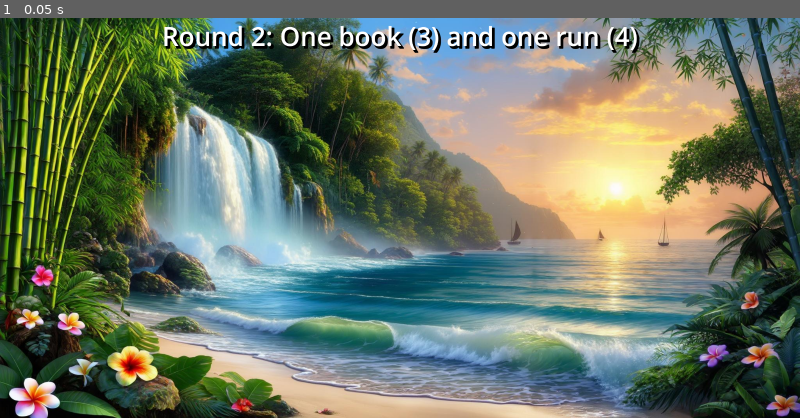
Above: before the commit, frame 1.
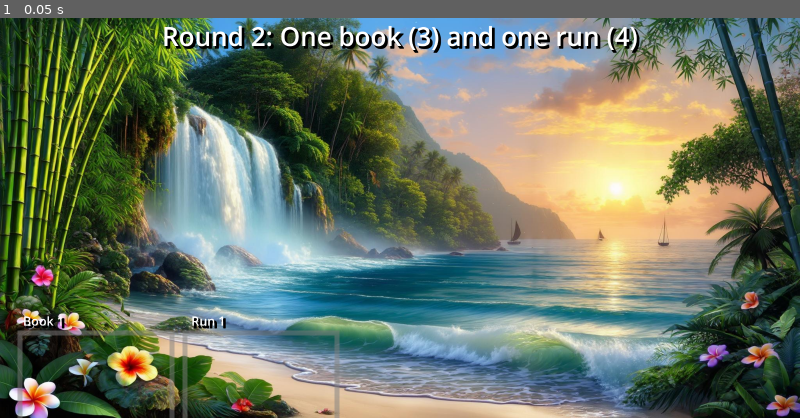
Above: after the commit, the same moment.

Repository: gmlewis/godot-liverpool-rummy
Game: Godot game, scene res://rounds/round_2.tscn
Two runs of this game, one before a commit and one after it. Both use one fixed random seed, a clock stepped at 60 frames per second and the inputs below. This scene is started directly instead of the project's main scene.
Inputs:
- Up to frame 1 (0.05 s): no input

The runs differ from the first frame. In frame 1, 1.1% of the frame differs, in the area x 2-43%, y 74-100%.

Commit message:
Add Meld areas
Signed-off-by: Glenn Lewis <6598971+gmlewis@users.noreply.github.com>

Diff:
--- a/rounds/fuzzyrect.gdshader
+++ /dev/null
@@ -1,19 +0,0 @@
-shader_type canvas_item;
-
-uniform float border_width : hint_range(0.0, 50.0) = 40.0;
-uniform vec4 border_color : source_color = vec4(0.5, 0.5, 0.5, 0.5);
-
-void fragment() {
-    vec2 size = 1.0 / TEXTURE_PIXEL_SIZE;
-    vec2 uv = UV * size;
-
-    // Check if we're within the border area
-    bool in_border = (uv.x < border_width || uv.x > size.x - border_width ||
-                      uv.y < border_width || uv.y > size.y - border_width);
-
-    if (in_border) {
-        COLOR = border_color;
-    } else {
-        COLOR = vec4(0.0, 0.0, 0.0, 0.0); // Fully transparent
-    }
-}
--- a/rounds/round_1.tscn
+++ b/rounds/round_1.tscn
@@ -1,9 +1,9 @@
 [gd_scene load_steps=4 format=3 uid="uid://dd0vu47oxmnsf"]
 
 [ext_resource type="Texture2D" uid="uid://fhwna4tyu5om" path="res://backgrounds/dc70a2a7-4b6d-405d-8335-fb80d6e62311.jpeg" id="1_xf23r"]
-[ext_resource type="Shader" uid="uid://dj1sits4mc06j" path="res://rounds/fuzzyrect.gdshader" id="2_1ihhj"]
+[ext_resource type="Shader" uid="uid://dj1sits4mc06j" path="res://shaders/fuzzyrect.gdshader" id="2_1ihhj"]
 
-[sub_resource type="ShaderMaterial" id="ShaderMaterial_u3pxr"]
+[sub_resource type="ShaderMaterial" id="ShaderMaterial_1ihhj"]
 shader = ExtResource("2_1ihhj")
 shader_parameter/border_width = 10.0
 shader_parameter/border_color = Color(0.5, 0.5, 0.5, 0.5)
@@ -44,10 +44,56 @@
 text = "Round 1: Two books of three (6 cards)"
 horizontal_alignment = 1
 
-[node name="ColorRect" type="ColorRect" parent="."]
-material = SubResource("ShaderMaterial_u3pxr")
-layout_mode = 0
+[node name="MeldArea" type="Node" parent="."]
+
+[node name="Book1" type="Node" parent="MeldArea"]
+
+[node name="Book1Label" type="Label" parent="MeldArea/Book1"]
+anchors_preset = 5
+anchor_left = 0.5
+anchor_right = 0.5
+offset_left = -1384.0
+offset_top = 857.0
+offset_right = -886.0
+offset_bottom = 915.0
+grow_horizontal = 2
+theme_override_colors/font_shadow_color = Color(0, 0, 0, 1)
+theme_override_constants/shadow_offset_x = 7
+theme_override_constants/shadow_offset_y = 7
+theme_override_constants/shadow_outline_size = 7
+theme_override_font_sizes/font_size = 40
+text = "Book 1"
+horizontal_alignment = 1
+
+[node name="Book1Area" type="ColorRect" parent="MeldArea/Book1"]
+material = SubResource("ShaderMaterial_1ihhj")
 offset_left = 56.0
-offset_top = 995.0
+offset_top = 915.0
 offset_right = 556.0
-offset_bottom = 1395.0
+offset_bottom = 1315.0
+
+[node name="Book2" type="Node" parent="MeldArea"]
+
+[node name="Book2Label" type="Label" parent="MeldArea/Book2"]
+anchors_preset = 5
+anchor_left = 0.5
+anchor_right = 0.5
+offset_left = -859.0
+offset_top = 857.0
+offset_right = -361.0
+offset_bottom = 915.0
+grow_horizontal = 2
+theme_override_colors/font_shadow_color = Color(0, 0, 0, 1)
+theme_override_constants/shadow_offset_x = 7
+theme_override_constants/shadow_offset_y = 7
+theme_override_constants/shadow_outline_size = 7
+theme_override_font_sizes/font_size = 40
+text = "Book 2"
+horizontal_alignment = 1
+
+[node name="Book2Area" type="ColorRect" parent="MeldArea/Book2"]
+material = SubResource("ShaderMaterial_1ihhj")
+offset_left = 581.0
+offset_top = 915.0
+offset_right = 1081.0
+offset_bottom = 1315.0
--- a/rounds/round_2.tscn
+++ b/rounds/round_2.tscn
@@ -1,6 +1,12 @@
-[gd_scene load_steps=2 format=3 uid="uid://cvjeg10x130y7"]
+[gd_scene load_steps=4 format=3 uid="uid://cvjeg10x130y7"]
 
 [ext_resource type="Texture2D" uid="uid://bhukr10h5ft24" path="res://backgrounds/e0cc8d27-9473-44d5-a169-b0302c68afb9.jpeg" id="2_kwbd2"]
+[ext_resource type="Shader" uid="uid://dj1sits4mc06j" path="res://shaders/fuzzyrect.gdshader" id="2_wa6hx"]
+
+[sub_resource type="ShaderMaterial" id="ShaderMaterial_qi4oo"]
+shader = ExtResource("2_wa6hx")
+shader_parameter/border_width = 10.0
+shader_parameter/border_color = Color(0.5, 0.5, 0.5, 0.5)
 
 [node name="Round2" type="Control"]
 layout_mode = 3
@@ -37,3 +43,57 @@
 theme_override_font_sizes/font_size = 83
 text = "Round 2: One book (3) and one run (4)"
 horizontal_alignment = 1
+
+[node name="MeldArea" type="Node" parent="."]
+
+[node name="Book1" type="Node" parent="MeldArea"]
+
+[node name="Book1Label" type="Label" parent="MeldArea/Book1"]
+anchors_preset = 5
+anchor_left = 0.5
+anchor_right = 0.5
+offset_left = -1384.0
+offset_top = 937.0
+offset_right = -886.0
+offset_bottom = 995.0
+grow_horizontal = 2
+theme_override_colors/font_shadow_color = Color(0, 0, 0, 1)
+theme_override_constants/shadow_offset_x = 7
+theme_override_constants/shadow_offset_y = 7
+theme_override_constants/shadow_outline_size = 7
+theme_override_font_sizes/font_size = 40
+text = "Book 1"
+horizontal_alignment = 1
+
+[node name="Book1Area" type="ColorRect" parent="MeldArea/Book1"]
+material = SubResource("ShaderMaterial_qi4oo")
+offset_left = 56.0
+offset_top = 995.0
+offset_right = 556.0
+offset_bottom = 1395.0
+
+[node name="Run1" type="Node" parent="MeldArea"]
+
+[node name="Run1Label" type="Label" parent="MeldArea/Run1"]
+anchors_preset = 5
+anchor_left = 0.5
+anchor_right = 0.5
+offset_left = -859.0
+offset_top = 937.0
+offset_right = -361.0
+offset_bottom = 995.0
+grow_horizontal = 2
+theme_override_colors/font_shadow_color = Color(0, 0, 0, 1)
+theme_override_constants/shadow_offset_x = 7
+theme_override_constants/shadow_offset_y = 7
+theme_override_constants/shadow_outline_size = 7
+theme_override_font_sizes/font_size = 40
+text = "Run 1"
+horizontal_alignment = 1
+
+[node name="Run1Area" type="ColorRect" parent="MeldArea/Run1"]
+material = SubResource("ShaderMaterial_qi4oo")
+offset_left = 581.0
+offset_top = 995.0
+offset_right = 1081.0
+offset_bottom = 1395.0
--- a/rounds/round_3.tscn
+++ b/rounds/round_3.tscn
@@ -1,6 +1,12 @@
-[gd_scene load_steps=2 format=3 uid="uid://n7ytejdevrjs"]
+[gd_scene load_steps=4 format=3 uid="uid://n7ytejdevrjs"]
 
 [ext_resource type="Texture2D" uid="uid://db21pkf7eh2cu" path="res://backgrounds/4ac7144d-81d6-4d4e-a085-25068cede138.jpeg" id="2_53f7n"]
+[ext_resource type="Shader" uid="uid://dj1sits4mc06j" path="res://shaders/fuzzyrect.gdshader" id="2_dbigv"]
+
+[sub_resource type="ShaderMaterial" id="ShaderMaterial_3o2ko"]
+shader = ExtResource("2_dbigv")
+shader_parameter/border_width = 10.0
+shader_parameter/border_color = Color(0.5, 0.5, 0.5, 0.5)
 
 [node name="Round3" type="Control"]
 layout_mode = 3
@@ -37,3 +43,57 @@
 theme_override_font_sizes/font_size = 83
 text = "Round 3: Two runs of four (8 cards)"
 horizontal_alignment = 1
+
+[node name="MeldArea" type="Node" parent="."]
+
+[node name="Run1" type="Node" parent="MeldArea"]
+
+[node name="Run1Label" type="Label" parent="MeldArea/Run1"]
+anchors_preset = 5
+anchor_left = 0.5
+anchor_right = 0.5
+offset_left = -1384.0
+offset_top = 937.0
+offset_right = -886.0
+offset_bottom = 995.0
+grow_horizontal = 2
+theme_override_colors/font_shadow_color = Color(0, 0, 0, 1)
+theme_override_constants/shadow_offset_x = 7
+theme_override_constants/shadow_offset_y = 7
+theme_override_constants/shadow_outline_size = 7
+theme_override_font_sizes/font_size = 40
+text = "Run 1"
+horizontal_alignment = 1
+
+[node name="Run1Area" type="ColorRect" parent="MeldArea/Run1"]
+material = SubResource("ShaderMaterial_3o2ko")
+offset_left = 56.0
+offset_top = 995.0
+offset_right = 556.0
+offset_bottom = 1395.0
+
+[node name="Run2" type="Node" parent="MeldArea"]
+
+[node name="Run2Label" type="Label" parent="MeldArea/Run2"]
+anchors_preset = 5
+anchor_left = 0.5
+anchor_right = 0.5
+offset_left = -859.0
+offset_top = 937.0
+offset_right = -361.0
+offset_bottom = 995.0
+grow_horizontal = 2
+theme_override_colors/font_shadow_color = Color(0, 0, 0, 1)
+theme_override_constants/shadow_offset_x = 7
+theme_override_constants/shadow_offset_y = 7
+theme_override_constants/shadow_outline_size = 7
+theme_override_font_sizes/font_size = 40
+text = "Run 2"
+horizontal_alignment = 1
+
+[node name="Run2Area" type="ColorRect" parent="MeldArea/Run2"]
+material = SubResource("ShaderMaterial_3o2ko")
+offset_left = 581.0
+offset_top = 995.0
+offset_right = 1081.0
+offset_bottom = 1395.0
--- a/rounds/round_4.tscn
+++ b/rounds/round_4.tscn
@@ -1,6 +1,12 @@
-[gd_scene load_steps=2 format=3 uid="uid://b2lonlathwlqu"]
+[gd_scene load_steps=4 format=3 uid="uid://b2lonlathwlqu"]
 
 [ext_resource type="Texture2D" uid="uid://duxpow11vwp7r" path="res://backgrounds/8a7b314a-af9e-444d-9b98-9d6fff563723.jpeg" id="2_7re2p"]
+[ext_resource type="Shader" uid="uid://dj1sits4mc06j" path="res://shaders/fuzzyrect.gdshader" id="2_ea00w"]
+
+[sub_resource type="ShaderMaterial" id="ShaderMaterial_7p2fw"]
+shader = ExtResource("2_ea00w")
+shader_parameter/border_width = 10.0
+shader_parameter/border_color = Color(0.5, 0.5, 0.5, 0.5)
 
 [node name="Round4" type="Control"]
 layout_mode = 3
@@ -37,3 +43,83 @@
 theme_override_font_sizes/font_size = 83
 text = "Round 4: Three books of three (9 cards)"
 horizontal_alignment = 1
+
+[node name="MeldArea" type="Node" parent="."]
+
+[node name="Book1" type="Node" parent="MeldArea"]
+
+[node name="Book1Label" type="Label" parent="MeldArea/Book1"]
+anchors_preset = 5
+anchor_left = 0.5
+anchor_right = 0.5
+offset_left = -1384.0
+offset_top = 937.0
+offset_right = -886.0
+offset_bottom = 995.0
+grow_horizontal = 2
+theme_override_colors/font_shadow_color = Color(0, 0, 0, 1)
+theme_override_constants/shadow_offset_x = 7
+theme_override_constants/shadow_offset_y = 7
+theme_override_constants/shadow_outline_size = 7
+theme_override_font_sizes/font_size = 40
+text = "Book 1"
+horizontal_alignment = 1
+
+[node name="Book1Area" type="ColorRect" parent="MeldArea/Book1"]
+material = SubResource("ShaderMaterial_7p2fw")
+offset_left = 56.0
+offset_top = 995.0
+offset_right = 556.0
+offset_bottom = 1395.0
+
+[node name="Book2" type="Node" parent="MeldArea"]
+
+[node name="Book2Label" type="Label" parent="MeldArea/Book2"]
+anchors_preset = 5
+anchor_left = 0.5
+anchor_right = 0.5
+offset_left = -859.0
+offset_top = 937.0
+offset_right = -361.0
+offset_bottom = 995.0
+grow_horizontal = 2
+theme_override_colors/font_shadow_color = Color(0, 0, 0, 1)
+theme_override_constants/shadow_offset_x = 7
+theme_override_constants/shadow_offset_y = 7
+theme_override_constants/shadow_outline_size = 7
+theme_override_font_sizes/font_size = 40
+text = "Book 2"
+horizontal_alignment = 1
+
+[node name="Book2Area" type="ColorRect" parent="MeldArea/Book2"]
+material = SubResource("ShaderMaterial_7p2fw")
+offset_left = 581.0
+offset_top = 995.0
+offset_right = 1081.0
+offset_bottom = 1395.0
+
+[node name="Book3" type="Node" parent="MeldArea"]
+
+[node name="Book3Label" type="Label" parent="MeldArea/Book3"]
+anchors_preset = 5
+anchor_left = 0.5
+anchor_right = 0.5
+offset_left = -333.0
+offset_top = 937.0
+offset_right = 165.0
+offset_bottom = 995.0
+grow_horizontal = 2
+theme_override_colors/font_shadow_color = Color(0, 0, 0, 1)
+theme_override_constants/shadow_offset_x = 7
+theme_override_constants/shadow_offset_y = 7
+theme_override_constants/shadow_outline_size = 7
+theme_override_font_sizes/font_size = 40
+text = "Book 3"
+horizontal_alignment = 1
+
+[node name="Book3Area" type="ColorRect" parent="MeldArea/Book3"]
+material = SubResource("ShaderMaterial_7p2fw")
+offset_left = 1106.0
+offset_top = 995.0
+offset_right = 1606.0
+offset_bottom = 1395.0
--- a/rounds/round_5.tscn
+++ b/rounds/round_5.tscn
@@ -1,6 +1,12 @@
-[gd_scene load_steps=2 format=3 uid="uid://cbr0hcxvpnf7s"]
+[gd_scene load_steps=4 format=3 uid="uid://cbr0hcxvpnf7s"]
 
 [ext_resource type="Texture2D" uid="uid://b8yxxmslg7d0k" path="res://backgrounds/8ad502c5-356c-446a-acde-6bf0992a8395.jpeg" id="2_5vvnh"]
+[ext_resource type="Shader" uid="uid://dj1sits4mc06j" path="res://shaders/fuzzyrect.gdshader" id="2_ex4mx"]
+
+[sub_resource type="ShaderMaterial" id="ShaderMaterial_pjvp0"]
+shader = ExtResource("2_ex4mx")
+shader_parameter/border_width = 10.0
+shader_parameter/border_color = Color(0.5, 0.5, 0.5, 0.5)
 
 [node name="Round5" type="Control"]
 layout_mode = 3
@@ -37,3 +43,83 @@
 theme_override_font_sizes/font_size = 83
 text = "Round 5: Two books (3 each) and one run (4)"
 horizontal_alignment = 1
+
+[node name="MeldArea" type="Node" parent="."]
+
+[node name="Book1" type="Node" parent="MeldArea"]
+
+[node name="Book1Label" type="Label" parent="MeldArea/Book1"]
+anchors_preset = 5
+anchor_left = 0.5
+anchor_right = 0.5
+offset_left = -1384.0
+offset_top = 937.0
+offset_right = -886.0
+offset_bottom = 995.0
+grow_horizontal = 2
+theme_override_colors/font_shadow_color = Color(0, 0, 0, 1)
+theme_override_constants/shadow_offset_x = 7
+theme_override_constants/shadow_offset_y = 7
+theme_override_constants/shadow_outline_size = 7
+theme_override_font_sizes/font_size = 40
+text = "Book 1"
+horizontal_alignment = 1
+
+[node name="Book1Area" type="ColorRect" parent="MeldArea/Book1"]
+material = SubResource("ShaderMaterial_pjvp0")
+offset_left = 56.0
+offset_top = 995.0
+offset_right = 556.0
+offset_bottom = 1395.0
+
+[node name="Book2" type="Node" parent="MeldArea"]
+
+[node name="Book2Label" type="Label" parent="MeldArea/Book2"]
+anchors_preset = 5
+anchor_left = 0.5
+anchor_right = 0.5
+offset_left = -859.0
+offset_top = 937.0
+offset_right = -361.0
+offset_bottom = 995.0
+grow_horizontal = 2
+theme_override_colors/font_shadow_color = Color(0, 0, 0, 1)
+theme_override_constants/shadow_offset_x = 7
+theme_override_constants/shadow_offset_y = 7
+theme_override_constants/shadow_outline_size = 7
+theme_override_font_sizes/font_size = 40
+text = "Book 2"
+horizontal_alignment = 1
+
+[node name="Book2Area" type="ColorRect" parent="MeldArea/Book2"]
+material = SubResource("ShaderMaterial_pjvp0")
+offset_left = 581.0
+offset_top = 995.0
+offset_right = 1081.0
+offset_bottom = 1395.0
+
+[node name="Run1" type="Node" parent="MeldArea"]
+
+[node name="Run1Label" type="Label" parent="MeldArea/Run1"]
+anchors_preset = 5
+anchor_left = 0.5
+anchor_right = 0.5
+offset_left = -333.0
+offset_top = 937.0
+offset_right = 165.0
+offset_bottom = 995.0
+grow_horizontal = 2
+theme_override_colors/font_shadow_color = Color(0, 0, 0, 1)
+theme_override_constants/shadow_offset_x = 7
+theme_override_constants/shadow_offset_y = 7
+theme_override_constants/shadow_outline_size = 7
+theme_override_font_sizes/font_size = 40
+text = "Run 1"
+horizontal_alignment = 1
+
+[node name="Run1Area" type="ColorRect" parent="MeldArea/Run1"]
+material = SubResource("ShaderMaterial_pjvp0")
+offset_left = 1106.0
+offset_top = 995.0
+offset_right = 1606.0
+offset_bottom = 1395.0
--- a/rounds/round_6.tscn
+++ b/rounds/round_6.tscn
@@ -1,6 +1,12 @@
-[gd_scene load_steps=2 format=3 uid="uid://d4f0lutipg6lf"]
+[gd_scene load_steps=4 format=3 uid="uid://d4f0lutipg6lf"]
 
+[ext_resource type="Shader" uid="uid://dj1sits4mc06j" path="res://shaders/fuzzyrect.gdshader" id="2_63lgo"]
 [ext_resource type="Texture2D" uid="uid://dmt4r3uxxnsxc" path="res://backgrounds/29de694b-143c-491d-9e07-13a47e7185eb.jpeg" id="2_w81d1"]
+
+[sub_resource type="ShaderMaterial" id="ShaderMaterial_j6040"]
+shader = ExtResource("2_63lgo")
+shader_parameter/border_width = 10.0
+shader_parameter/border_color = Color(0.5, 0.5, 0.5, 0.5)
 
 [node name="Round6" type="Control"]
 layout_mode = 3
@@ -37,3 +43,83 @@
 theme_override_font_sizes/font_size = 83
 text = "Round 6: One book (3) and two runs (2*4)"
 horizontal_alignment = 1
+
+[node name="MeldArea" type="Node" parent="."]
+
+[node name="Book1" type="Node" parent="MeldArea"]
+
+[node name="Book1Label" type="Label" parent="MeldArea/Book1"]
+anchors_preset = 5
+anchor_left = 0.5
+anchor_right = 0.5
+offset_left = -1384.0
+offset_top = 937.0
+offset_right = -886.0
+offset_bottom = 995.0
+grow_horizontal = 2
+theme_override_colors/font_shadow_color = Color(0, 0, 0, 1)
+theme_override_constants/shadow_offset_x = 7
+theme_override_constants/shadow_offset_y = 7
+theme_override_constants/shadow_outline_size = 7
+theme_override_font_sizes/font_size = 40
+text = "Book 1"
+horizontal_alignment = 1
+
+[node name="Book1Area" type="ColorRect" parent="MeldArea/Book1"]
+material = SubResource("ShaderMaterial_j6040")
+offset_left = 56.0
+offset_top = 995.0
+offset_right = 556.0
+offset_bottom = 1395.0
+
+[node name="Run1" type="Node" parent="MeldArea"]
+
+[node name="Run1Label" type="Label" parent="MeldArea/Run1"]
+anchors_preset = 5
+anchor_left = 0.5
+anchor_right = 0.5
+offset_left = -859.0
+offset_top = 937.0
+offset_right = -361.0
+offset_bottom = 995.0
+grow_horizontal = 2
+theme_override_colors/font_shadow_color = Color(0, 0, 0, 1)
+theme_override_constants/shadow_offset_x = 7
+theme_override_constants/shadow_offset_y = 7
+theme_override_constants/shadow_outline_size = 7
+theme_override_font_sizes/font_size = 40
+text = "Run 1"
+horizontal_alignment = 1
+
+[node name="Run1Area" type="ColorRect" parent="MeldArea/Run1"]
+material = SubResource("ShaderMaterial_j6040")
+offset_left = 581.0
+offset_top = 995.0
+offset_right = 1081.0
+offset_bottom = 1395.0
+
+[node name="Run2" type="Node" parent="MeldArea"]
+
+[node name="Run2Label" type="Label" parent="MeldArea/Run2"]
+anchors_preset = 5
+anchor_left = 0.5
+anchor_right = 0.5
+offset_left = -333.0
+offset_top = 937.0
+offset_right = 165.0
+offset_bottom = 995.0
+grow_horizontal = 2
+theme_override_colors/font_shadow_color = Color(0, 0, 0, 1)
+theme_override_constants/shadow_offset_x = 7
+theme_override_constants/shadow_offset_y = 7
+theme_override_constants/shadow_outline_size = 7
+theme_override_font_sizes/font_size = 40
+text = "Run 2"
+horizontal_alignment = 1
+
+[node name="Run2Area" type="ColorRect" parent="MeldArea/Run2"]
+material = SubResource("ShaderMaterial_j6040")
+offset_left = 1106.0
+offset_top = 995.0
+offset_right = 1606.0
+offset_bottom = 1395.0
--- a/rounds/round_7.tscn
+++ b/rounds/round_7.tscn
@@ -1,6 +1,12 @@
-[gd_scene load_steps=2 format=3 uid="uid://kyg3e8do065o"]
+[gd_scene load_steps=4 format=3 uid="uid://kyg3e8do065o"]
 
 [ext_resource type="Texture2D" uid="uid://b7o6im2i7l4x" path="res://backgrounds/61a0cdc6-6489-4f92-99fe-0890b4e1722f.jpeg" id="2_8op2o"]
+[ext_resource type="Shader" uid="uid://dj1sits4mc06j" path="res://shaders/fuzzyrect.gdshader" id="2_kytrq"]
+
+[sub_resource type="ShaderMaterial" id="ShaderMaterial_l4um6"]
+shader = ExtResource("2_kytrq")
+shader_parameter/border_width = 10.0
+shader_parameter/border_color = Color(0.5, 0.5, 0.5, 0.5)
 
 [node name="Round7" type="Control"]
 layout_mode = 3
@@ -37,3 +43,83 @@
 theme_override_font_sizes/font_size = 83
 text = "Round 7: Three runs of four (no discard)"
 horizontal_alignment = 1
+
+[node name="MeldArea" type="Node" parent="."]
+
+[node name="Run1" type="Node" parent="MeldArea"]
+
+[node name="Run1Label" type="Label" parent="MeldArea/Run1"]
+anchors_preset = 5
+anchor_left = 0.5
+anchor_right = 0.5
+offset_left = -1384.0
+offset_top = 937.0
+offset_right = -886.0
+offset_bottom = 995.0
+grow_horizontal = 2
+theme_override_colors/font_shadow_color = Color(0, 0, 0, 1)
+theme_override_constants/shadow_offset_x = 7
+theme_override_constants/shadow_offset_y = 7
+theme_override_constants/shadow_outline_size = 7
+theme_override_font_sizes/font_size = 40
+text = "Run 1"
+horizontal_alignment = 1
+
+[node name="Run1Area" type="ColorRect" parent="MeldArea/Run1"]
+material = SubResource("ShaderMaterial_l4um6")
+offset_left = 56.0
+offset_top = 995.0
+offset_right = 556.0
+offset_bottom = 1395.0
+
+[node name="Run2" type="Node" parent="MeldArea"]
+
+[node name="Run2Label" type="Label" parent="MeldArea/Run2"]
+anchors_preset = 5
+anchor_left = 0.5
+anchor_right = 0.5
+offset_left = -859.0
+offset_top = 937.0
+offset_right = -361.0
+offset_bottom = 995.0
+grow_horizontal = 2
+theme_override_colors/font_shadow_color = Color(0, 0, 0, 1)
+theme_override_constants/shadow_offset_x = 7
+theme_override_constants/shadow_offset_y = 7
+theme_override_constants/shadow_outline_size = 7
+theme_override_font_sizes/font_size = 40
+text = "Run 2"
+horizontal_alignment = 1
+
+[node name="Run2Area" type="ColorRect" parent="MeldArea/Run2"]
+material = SubResource("ShaderMaterial_l4um6")
+offset_left = 581.0
+offset_top = 995.0
+offset_right = 1081.0
+offset_bottom = 1395.0
+
+[node name="Run3" type="Node" parent="MeldArea"]
+
+[node name="Run3Label" type="Label" parent="MeldArea/Run3"]
+anchors_preset = 5
+anchor_left = 0.5
+anchor_right = 0.5
+offset_left = -333.0
+offset_top = 937.0
+offset_right = 165.0
+offset_bottom = 995.0
+grow_horizontal = 2
+theme_override_colors/font_shadow_color = Color(0, 0, 0, 1)
+theme_override_constants/shadow_offset_x = 7
+theme_override_constants/shadow_offset_y = 7
+theme_override_constants/shadow_outline_size = 7
+theme_override_font_sizes/font_size = 40
+text = "Run 3"
+horizontal_alignment = 1
+
+[node name="Run3Area" type="ColorRect" parent="MeldArea/Run3"]
+material = SubResource("ShaderMaterial_l4um6")
+offset_left = 1106.0
+offset_top = 995.0
+offset_right = 1606.0
+offset_bottom = 1395.0
--- /dev/null
+++ b/shaders/fuzzyrect.gdshader
@@ -0,0 +1,24 @@
+shader_type canvas_item;
+
+uniform float border_width : hint_range(0.0, 50.0) = 20.0;
+uniform vec4 border_color : source_color = vec4(0.5, 0.5, 0.5, 0.5);
+
+void fragment() {
+    // Get the size of the rect from UV coordinates
+    vec2 rect_size = 1.0 / fwidth(UV);
+
+    // Current position in pixels
+    vec2 pos = UV * rect_size;
+
+    // Check distance from each edge
+    bool near_left = pos.x < border_width;
+    bool near_right = pos.x > (rect_size.x - border_width);
+    bool near_top = pos.y < border_width;
+    bool near_bottom = pos.y > (rect_size.y - border_width);
+
+    if (near_left || near_right || near_top || near_bottom) {
+        COLOR = border_color;
+    } else {
+        COLOR = vec4(0.0, 0.0, 0.0, 0.0);
+    }
+}
Renamed: rounds/fuzzyrect.gdshader.uid -> shaders/fuzzyrect.gdshader.uid
